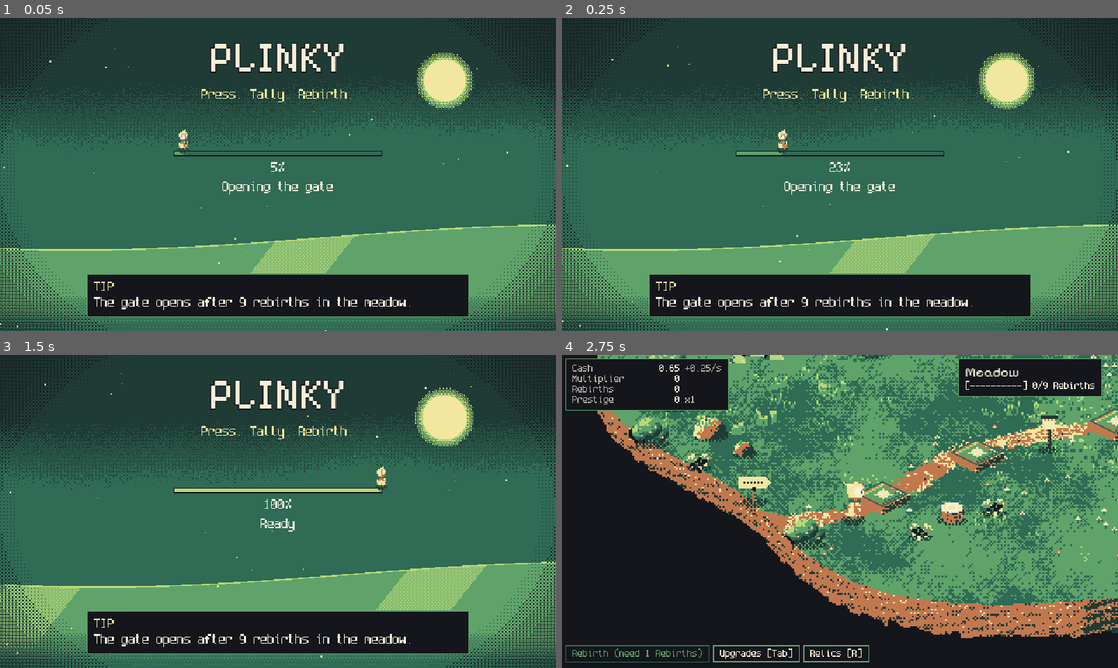
Above: before the commit, frames 1-4 (two rows, left to right).
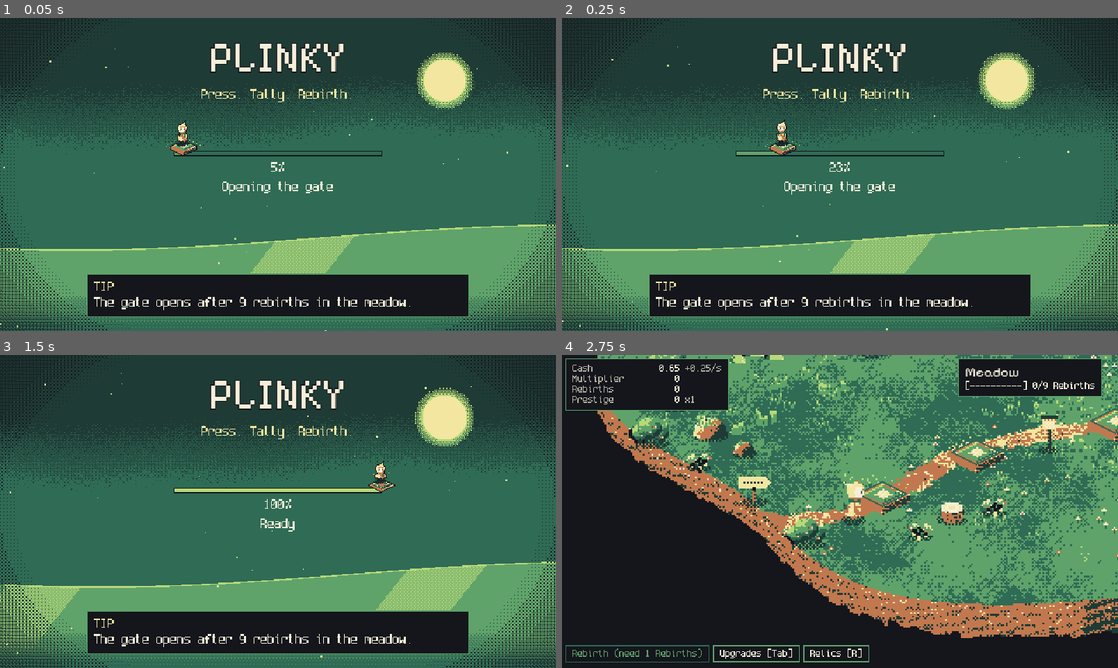
Above: after the commit, the same moments.

Repository: FreezingShock/Plinky
Game: Godot game, scene res://boot/boot.tscn
Two runs of this game, one before a commit and one after it. Both use one fixed random seed, a clock stepped at 60 frames per second and the inputs below.
Inputs (mouse positions are in pixels of both pictures, inside the frame that each line leads up to):
- Up to frame 1 (0.05 s): no input
- Up to frame 2 (0.25 s): no input
- Up to frame 3 (1.5 s): tap Enter (ui_accept) at 0.5, 0.77 s; move the mouse to (400, 495) at 0.52 s; hold D 0.53-1.25 s; tap Space at 0.6 s; click (400, 495) at 0.67 s; drag from (166, 527) to (250, 574) at 1.27 s
- Up to frame 4 (2.75 s): move the mouse to (895, 442) at 2.02 s; hold D from 2.03 s (still down); tap 2 at 2.1 s

The runs differ from the first frame. In frame 1, 0.2% of the frame differs, in the area x 29-37%, y 32-44%; in frame 2, 0.2%; in frame 3, 0.2%; in frame 4, nothing differs.

Commit message:
Keep brand walker press loop on the boot bar after merge
Restores the tested boot_screen.gd, which uses assets/brand/walker-press-sheet-1x.png.

Co-Authored-By: Claude <noreply@anthropic.com>
Claude-Session: https://claude.ai/code/session_01Pmx9dSz7uD6W14VyqaACzy

Diff:
--- a/boot/boot_screen.gd
+++ b/boot/boot_screen.gd
@@ -8,10 +8,10 @@
 const GAME_SCENE: String = "res://main.tscn"
 const MEADOW_SCENE: String = "res://world/meadow_scene.tscn"
 const THEME_PATH: String = "res://theme/plinky_theme.tres"
-const WALKER_ATLAS_PATH: String = "res://assets/art/walker/walker_atlas.png"
+const WALKER_SHEET_PATH: String = "res://assets/brand/walker-press-sheet-1x.png"
 const BODY_FONT: FontFile = preload("res://fonts/spleen-6x12.fnt")
 const DISPLAY_FONT: FontFile = preload("res://fonts/PixelifySans.ttf")
-const WALKER_ATLAS: Texture2D = preload("res://assets/art/walker/walker_atlas.png")
+const WALKER_SHEET: Texture2D = preload("res://assets/brand/walker-press-sheet-1x.png")
 
 ## Shortest time the logo stays up, so a fast load does not flash past. Real progress still drives the bar.
 const MIN_SHOW_SECONDS: float = 1.8
@@ -21,16 +21,14 @@
 ## Bar sits 50 texels down the track, so the walker's feet (47 texels into its cell) land on the bar.
 const BAR_Y: float = 50.0
 const WALKER_CELL: int = 64
-const WALKER_FEET_X: float = 32.0
-const WALKER_FEET_Y: float = 47.0
-const WALKER_FPS: float = 6.0
+const WALKER_FRAME_COUNT: int = 8
+## Brand press loop: the walker on its pad, pressing. Stands on the bar's leading edge.
+const WALKER_FPS: float = 8.0
+## Pad base sits on the bar: the sprite's bottom is WALKER_BASE_Y texels into its 64 texel cell.
+const WALKER_BASE_Y: float = 56.0
 const TIP_SECONDS: float = 3.4
 const TIP_BLANK_SECONDS: float = 0.15
 const DISSOLVE_SECONDS: float = 0.6
-## Atlas cells (col, row): front idle, then the front walk cycle. Row 0 col 0 is the front idle frame.
-const WALK_FRAMES: Array[Vector2i] = [
-	Vector2i(0, 0), Vector2i(0, 0), Vector2i(2, 0), Vector2i(0, 0), Vector2i(2, 1), Vector2i(0, 0),
-]
 const TIPS: Array[String] = [
 	"Stand on a pad to press it at your press rate. Hold the mouse on a pad to keep pressing.",
 	"Relics drop on every successful press. Equip them in your relic slots.",
@@ -79,7 +77,7 @@
 	_loader.add(MEADOW_SCENE, 0.40, "Waking the meadow")
 	_loader.add(GAME_SCENE, 0.25, "Gathering the pads")
 	_loader.add(THEME_PATH, 0.10, "Mixing the palette")
-	_loader.add(WALKER_ATLAS_PATH, 0.10, "Shaping the walker")
+	_loader.add(WALKER_SHEET_PATH, 0.10, "Shaping the walker")
 	_loader.add("res://fonts/PixelifySans.ttf", 0.075, "Setting the type")
 	_loader.add("res://fonts/spleen-6x12.fnt", 0.075, "Setting the type")
 	_loader.start()
@@ -134,7 +132,7 @@
 	_track.add_child(_bar)
 
 	_walker_tex = AtlasTexture.new()
-	_walker_tex.atlas = WALKER_ATLAS
+	_walker_tex.atlas = WALKER_SHEET
 	_walker_tex.region = Rect2(0, 0, WALKER_CELL, WALKER_CELL)
 	_walker = TextureRect.new()
 	_walker.texture = _walker_tex
@@ -236,10 +234,10 @@
 		_start_leave()
 
 
-## The walker's feet sit on the bar's leading edge.
+## The walker's pad sits on the bar's leading edge.
 func _place_walker(fraction: float) -> void:
 	var fill_x: float = 1.0 + floorf((TRACK_WIDTH - 2.0) * fraction)
-	_walker.position = Vector2(fill_x - WALKER_FEET_X, BAR_Y - WALKER_FEET_Y)
+	_walker.position = Vector2(fill_x - WALKER_CELL * 0.5, BAR_Y - WALKER_BASE_Y)
 
 
 func _start_leave() -> void:
@@ -256,9 +254,8 @@
 
 func _animate_walker(delta: float) -> void:
 	_walk_t += delta
-	var frame: int = int(_walk_t * WALKER_FPS) % WALK_FRAMES.size()
-	var cell: Vector2i = WALK_FRAMES[frame]
-	_walker_tex.region = Rect2(cell.x * WALKER_CELL, cell.y * WALKER_CELL, WALKER_CELL, WALKER_CELL)
+	var frame: int = int(_walk_t * WALKER_FPS) % WALKER_FRAME_COUNT
+	_walker_tex.region = Rect2(frame * WALKER_CELL, 0, WALKER_CELL, WALKER_CELL)
 
 
 ## Tips change on a pixel blink (hidden for a moment), not a soft alpha fade, to match the art bible.
